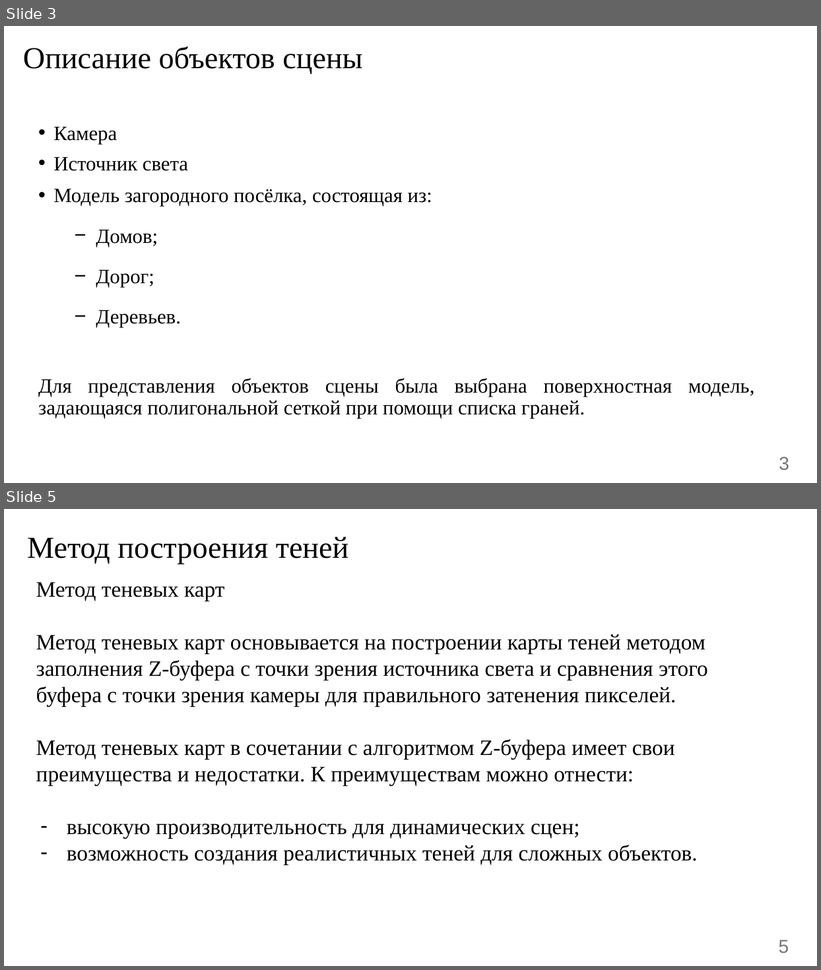
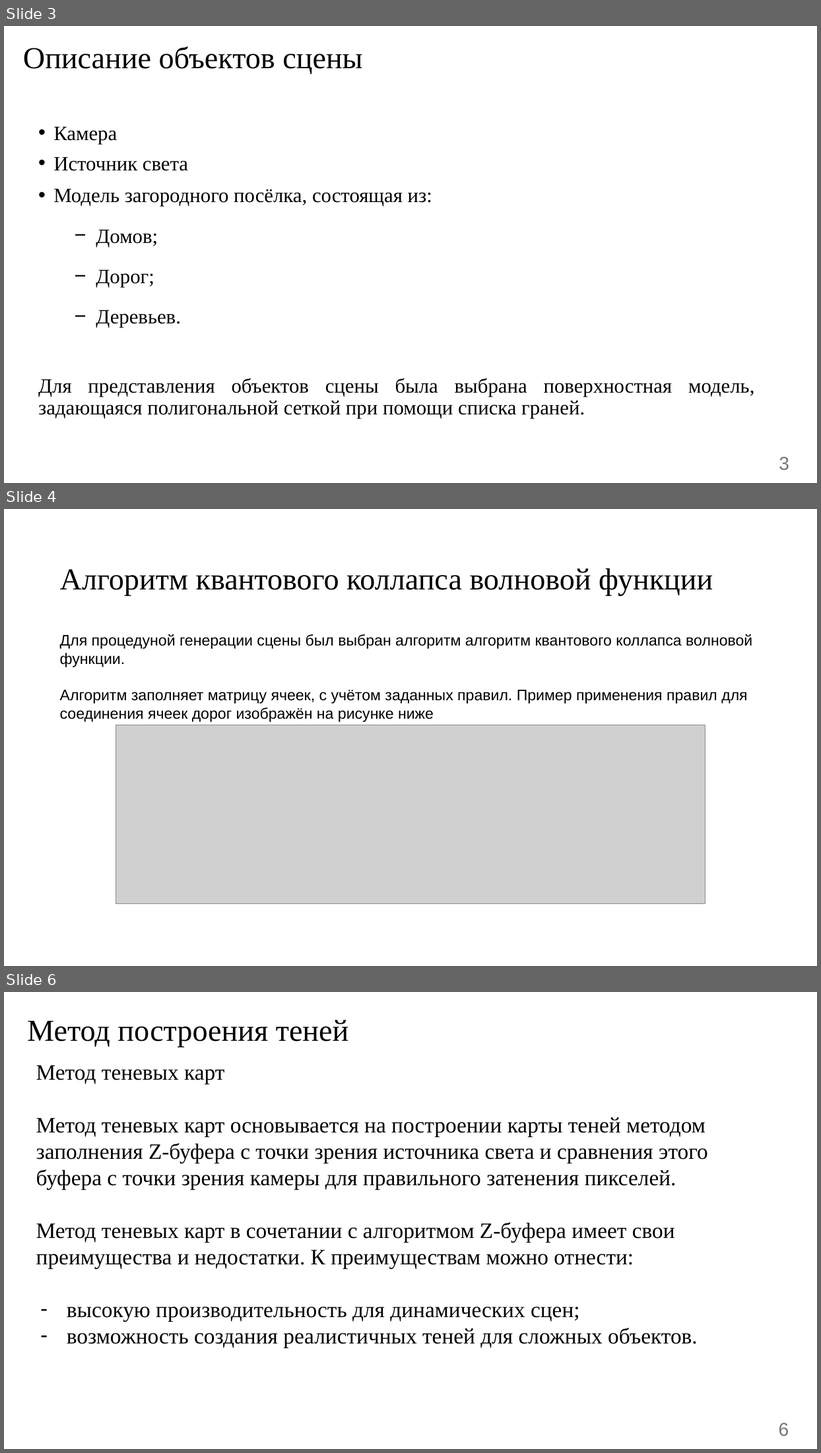
Before and after one commit to Danilado/IU7-CG-CW, a slide deck: docs/Presentation.pptx. Shown one above the other, each under a label of ours: slides 3 and 5 before the commit, slides 3, 4 and 6 after it; the slides between them are not shown. The pictures are 821x970 and 821x1453 pixels, drawn with LibreOffice and Linux fonts; fonts in the diff are those of the drawing; grey boxes stand for pictures. Boxes give left, top, right and bottom in pixels: in the first picture for what was removed or moved away, otherwise in the second. Text is boxed around its words. In the diff, an @@ line names an element or a change of style, - is before the commit and + after.

```diff
--- a/docs/Presentation.pptx
+++ b/docs/Presentation.pptx
@@ slide 4 added at [4, 509, 817, 966], background #FFFFFF @@
@@ title added at [60, 568, 713, 595], 36 pt, text #000000 @@
+Алгоритм квантового коллапса волновой функции
@@ text added at [60, 634, 752, 722], 18 pt, text #000000 @@
+Для процедуной генерации сцены был выбран алгоритм алгоритм квантового коллапса волновой функции.
+Алгоритм заполняет матрицу ячеек, с учётом заданных правил. Пример применения правил для соединения ячеек дорог изображён на рисунке ниже
@@ picture added at [116, 725, 705, 904] @@
@@ what was slide 5 is now slide 6 @@
@@ page number at [779, 1423, 789, 1436]: text changed @@
-5
+6
```
Also in this commit, not shown: 9 slides changed, 3 other slides added, 2 slides removed, 24 other files.
